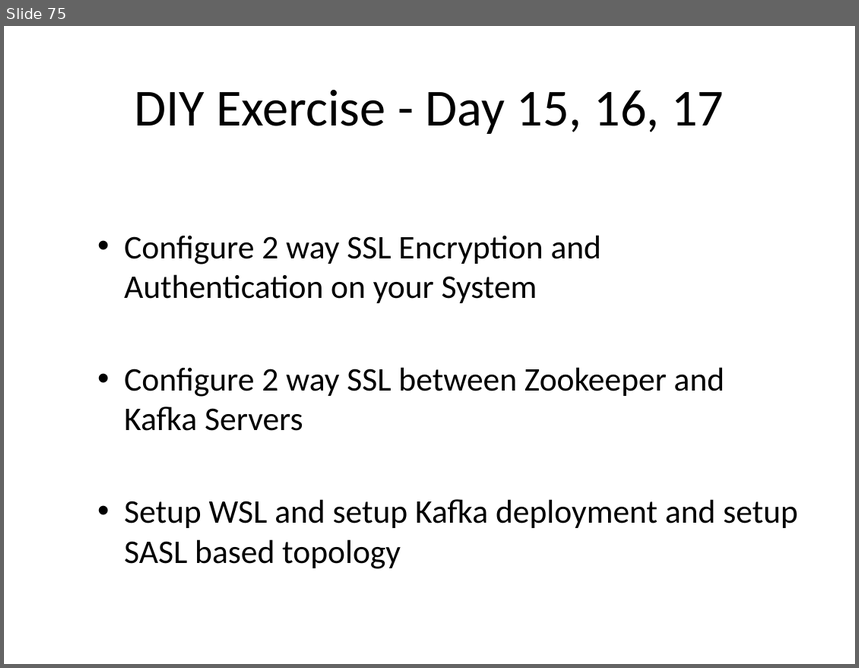
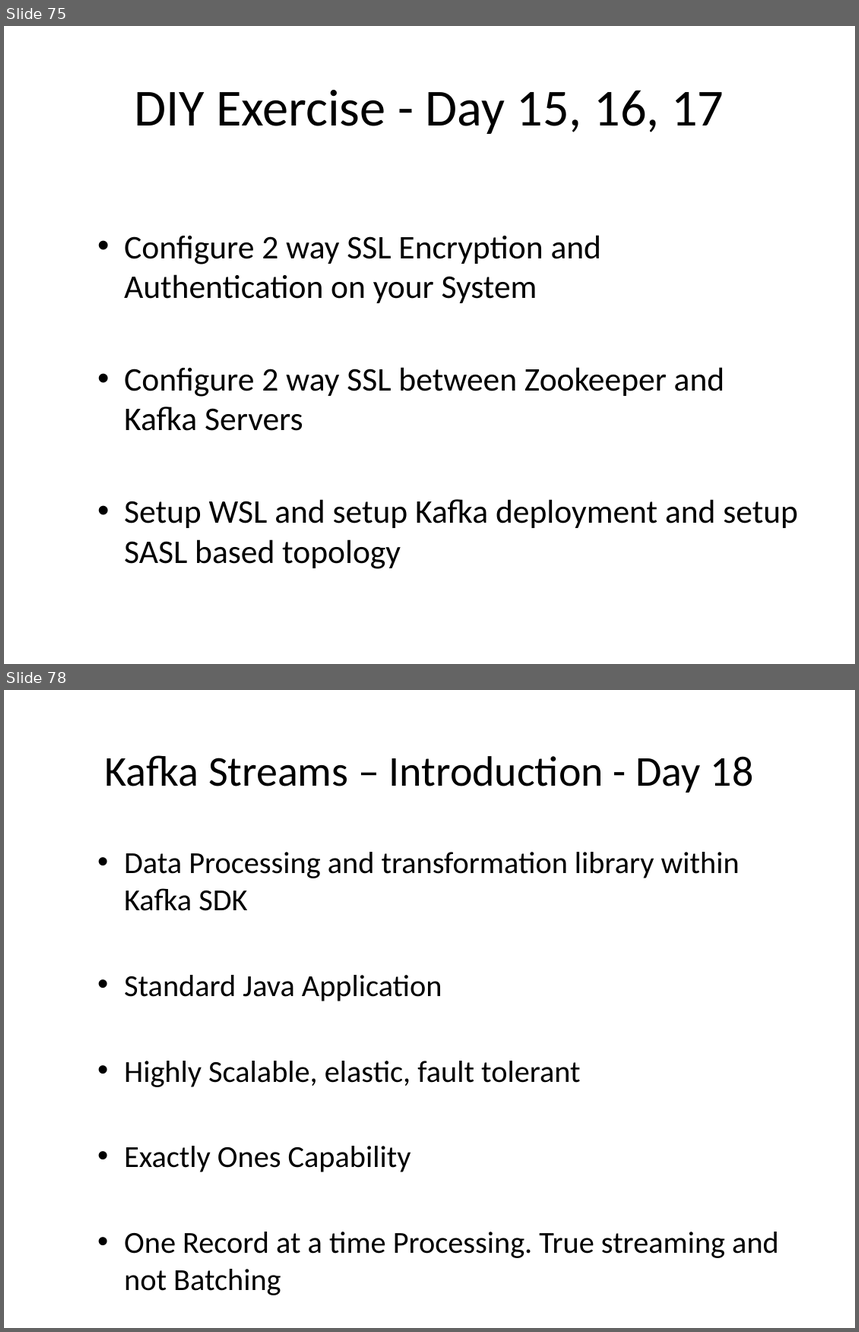
Before and after one commit to sreedharsingaraju/KafkaTutorials, a slide deck: PPT/Kafka-Teaching-Flow.pptx. Shown one above the other, each under a label of ours: slide 75 before the commit, slides 75 and 78 after it; the slides between them are not shown. The pictures are 859x668 and 859x1332 pixels, drawn with LibreOffice and Linux fonts; fonts in the diff are those of the drawing. Boxes give left, top, right and bottom in pixels: in the first picture for what was removed or moved away, otherwise in the second. Text is boxed around its words. In the diff, an @@ line names an element or a change of style, - is before the commit and + after.

Commit message:
Updated streams in ppt and diagrams
Updated streams in ppt and diagrams

```diff
--- a/PPT/Kafka-Teaching-Flow.pptx
+++ b/PPT/Kafka-Teaching-Flow.pptx
@@ slide 78 added at [4,690,855,1328], background #FFFFFF @@
@@ title added at [105,755,754,793], 36 pt, text #000000 @@
+  Kafka Streams – Introduction - Day 18
@@ text added at [124,852,779,1258], 25.9 pt, text #000000 @@
+  • Data Processing and transformation library within Kafka SDK
+  • Standard Java Application
+  • Highly Scalable, elastic, fault tolerant
+  • Exactly Ones Capability
+  • One Record at a time Processing. True streaming and not Batching
```
Also in this commit, not shown: 5 other slides added, 3 other files.
